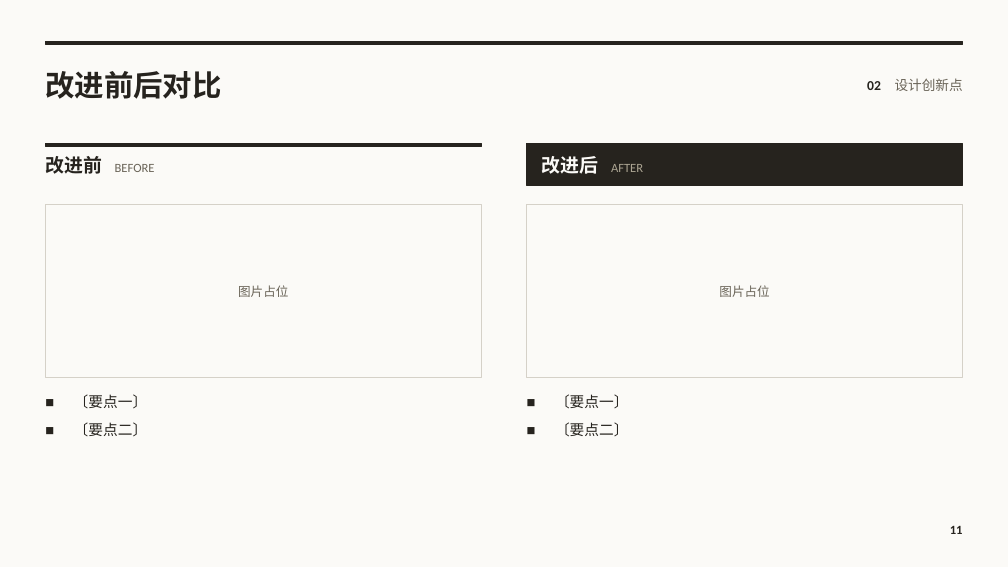
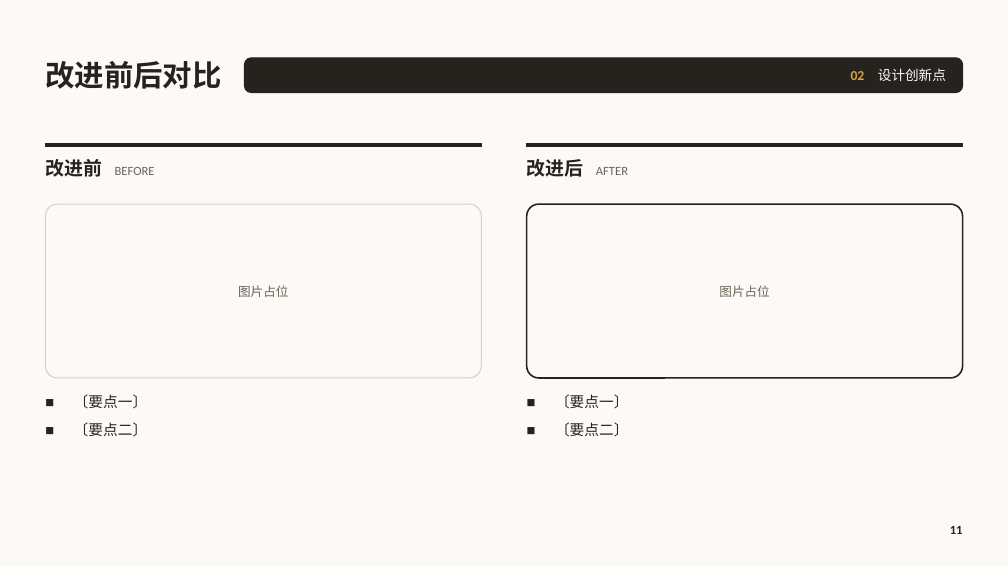
Before and after one commit to cyx3705/0000-000-Template, a slide deck: slide 11 of Unused/b-Office/项目报告.pptx. Drawn at 1008x567 pixels with LibreOffice and Linux fonts; fonts in the diff are those of the drawing; background and template pictures are left out. Boxes give left, top, right and bottom in pixels: in the first picture for what was removed or moved away, otherwise in the second. Text is boxed around its words. In the diff, an @@ line names an element or a change of style, - is before the commit and + after.

Commit message:
office 模板按新风格修正：PPT 块用圆角、线用直线；BOM 列头改白底粗细墨线
- 项目报告.pptx：内容页去掉标题上方的全宽粗横线，改为「标题 + 圆角墨色条」，
  章节标签反白写在条里；封面墨色条、甘特条、里程碑节点、图片占位、流程块改圆角；
  「改进后」与解决路径末步改用墨色边强调，不再整块填墨（每页一个大墨色块）
- BOM表.xlsx：BOM 与修订记录的列头由墨底白字改为白底、顶部粗墨线、底部细墨线
- 风格.md：引用改指向 z-OneHistoryID 目录

```diff
--- a/Unused/b-Office/项目报告.pptx
+++ b/Unused/b-Office/项目报告.pptx
@@ text "改进前后对比": place and size @@
-text "改进前后对比" at (45,71,221,99)
+text "改进前后对比" at (45,61,221,89)
@@ rectangle removed at (45,42,963,45) @@
@@ text "02 设计创新点": place and size @@
-text "02 设计创新点" at (867,78,963,91)
+text "02 设计创新点" at (851,68,946,81)
@@ text "02 设计创新点" at (851,68,946,81): text colour #26231E to #D9A441 in "02"; text colour #6A6458 to #FBFAF7 in "设计创新点" @@
@@ rounded rectangle added at (244,58,963,93), fill #26231E, outline #26231E 1 pt @@
@@ text "改进后 AFTER": place and size @@
-text "改进后 AFTER" at (542,156,643,174)
+text "改进后 AFTER" at (527,159,628,177)
@@ text "改进后 AFTER" at (527,159,628,177): text colour #FBFAF7 to #26231E in "改进后"; text colour #ACA593 to #6A6458 in "AFTER" @@
@@ rectangle: place and size @@
-rectangle at (527,144,963,185)
+rectangle at (527,144,963,147)
@@ rounded rectangle at (45,204,482,378): rectangle to rounded rectangle @@
@@ rectangle removed at (527,204,963,378) @@
@@ rounded rectangle added at (527,204,963,378), fill #FBFAF7, outline #26231E 1.5 pt @@
```
Also in this commit, not shown: 16 other slides changed, 2 other files.
